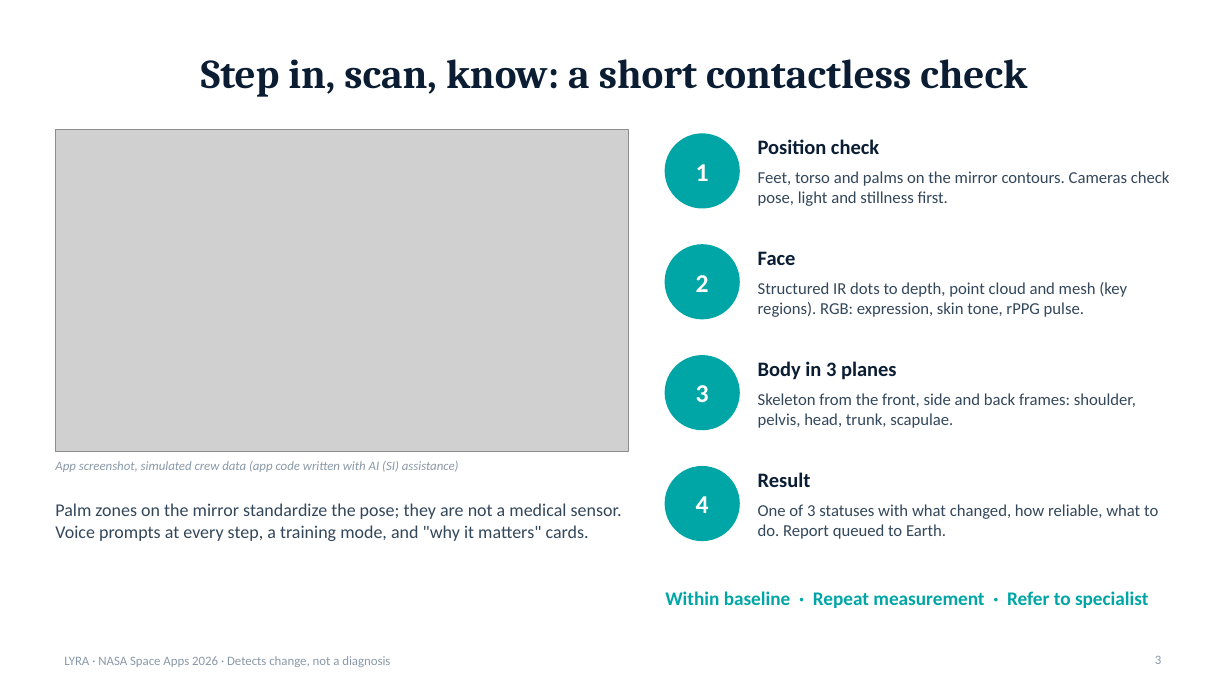
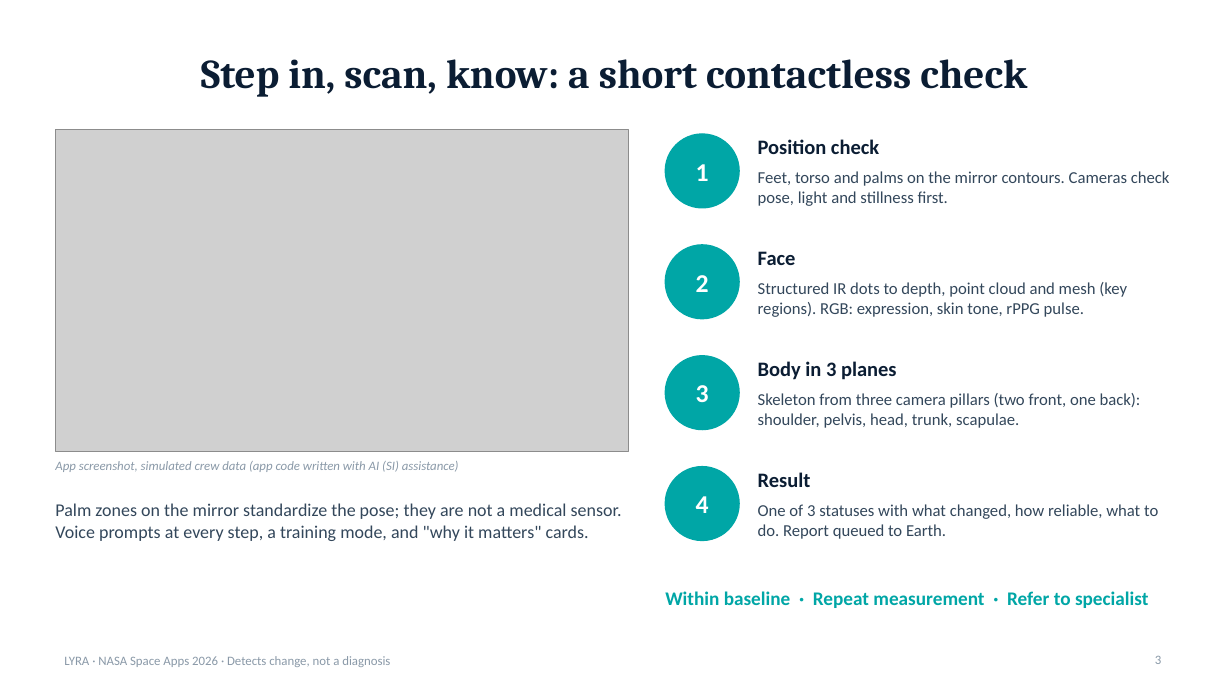
Before and after one commit to kaldor31/LYRA-NASA, a slide deck: slide 3 of docs/presentation/LYRA_deck.pptx. Drawn at 1232x693 pixels with LibreOffice and Linux fonts; fonts in the diff are those of the drawing; grey boxes stand for pictures. Boxes give left, top, right and bottom in pixels: in the first picture for what was removed or moved away, otherwise in the second. Text is boxed around its words. In the diff, an @@ line names an element or a change of style, - is before the commit and + after.

```diff
--- a/docs/presentation/LYRA_deck.pptx
+++ b/docs/presentation/LYRA_deck.pptx
@@ text at bbox=[758, 393, 1141, 428]: text changed @@
-Skeleton from the front, side and back frames: shoulder, pelvis, head, trunk, scapulae.
+Skeleton from three camera pillars (two front, one back): shoulder, pelvis, head, trunk, scapulae.
```
Also in this commit, not shown: 1 other slide changed, 19 other files.
